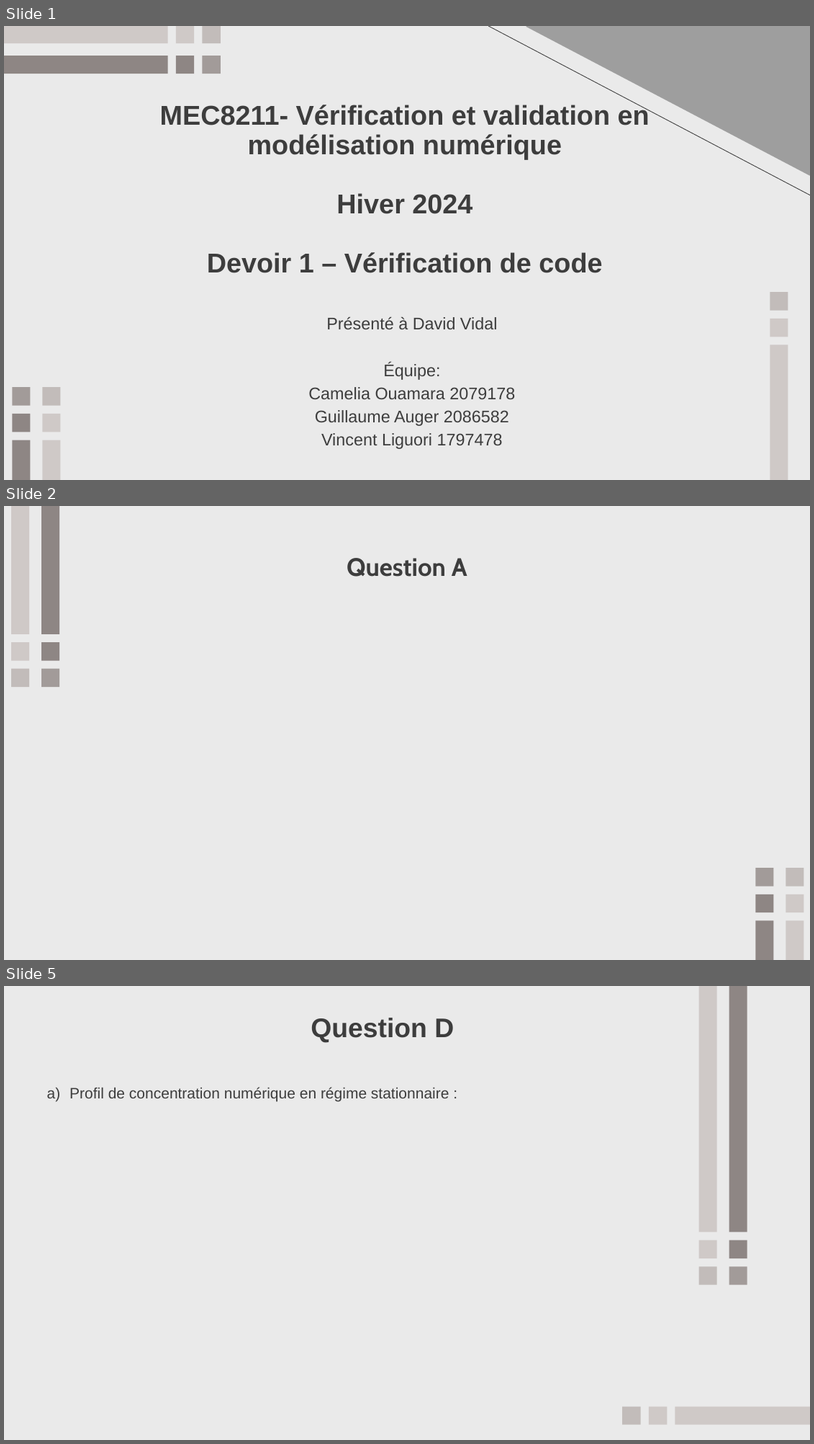
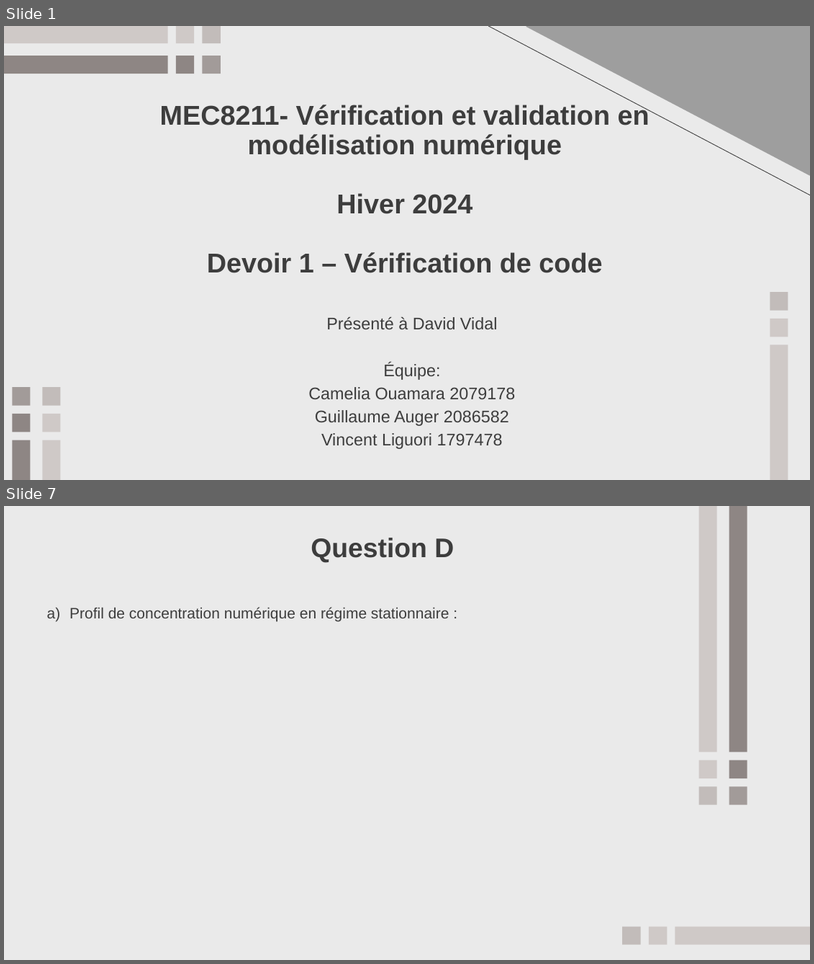
Before and after one commit to CameliaOuamara/Devoir1_Verification_de_code, a slide deck: PPT_Devoir1.pptx. Shown one above the other, each under a label of ours: slides 1, 2 and 5 before the commit, slides 1 and 7 after it; the slides between them are not shown. The pictures are 814x1444 and 814x964 pixels, drawn with LibreOffice and Linux fonts; fonts in the diff are those of the drawing; grey boxes stand for pictures. Boxes give left, top, right and bottom in pixels: in the first picture for what was removed or moved away, otherwise in the second. Text is boxed around its words. In the diff, an @@ line names an element or a change of style, - is before the commit and + after.

```diff
--- a/PPT_Devoir1.pptx
+++ b/PPT_Devoir1.pptx
@@ slide 2 removed at <box>4,506,810,960</box>, background #EAEAEA @@
@@ title removed at <box>347,558,468,577</box> @@
-Question A
@@ group removed at <box>11,506,59,687</box>: 6 rectangles @@
@@ group removed at <box>756,867,805,960</box>: 6 rectangles @@
@@ what was slide 5 is now slide 7 @@
```
Also in this commit, not shown: 1 slide changed, 4 slides added, 1 other slide removed, 2 other files.
